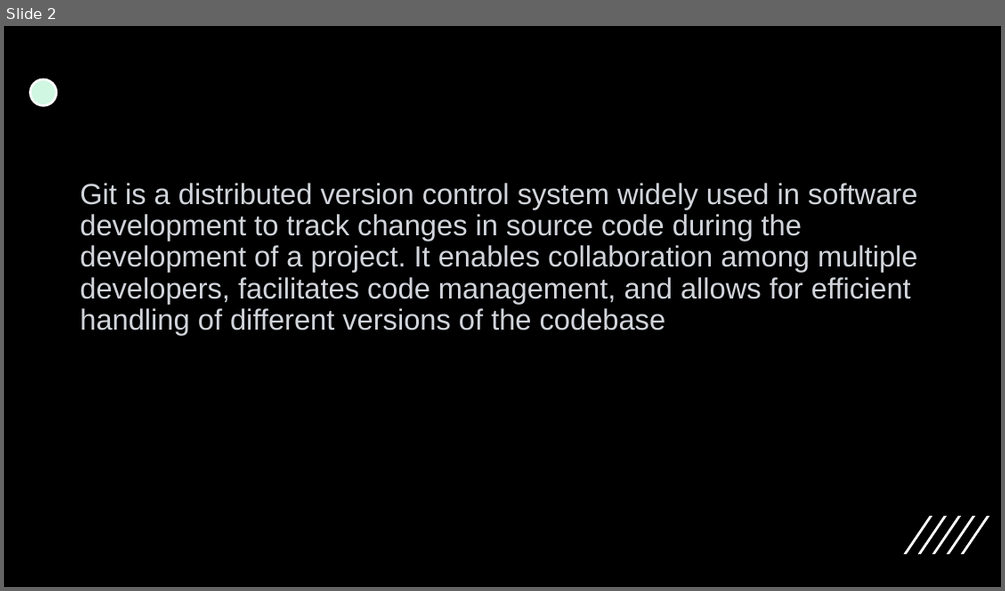
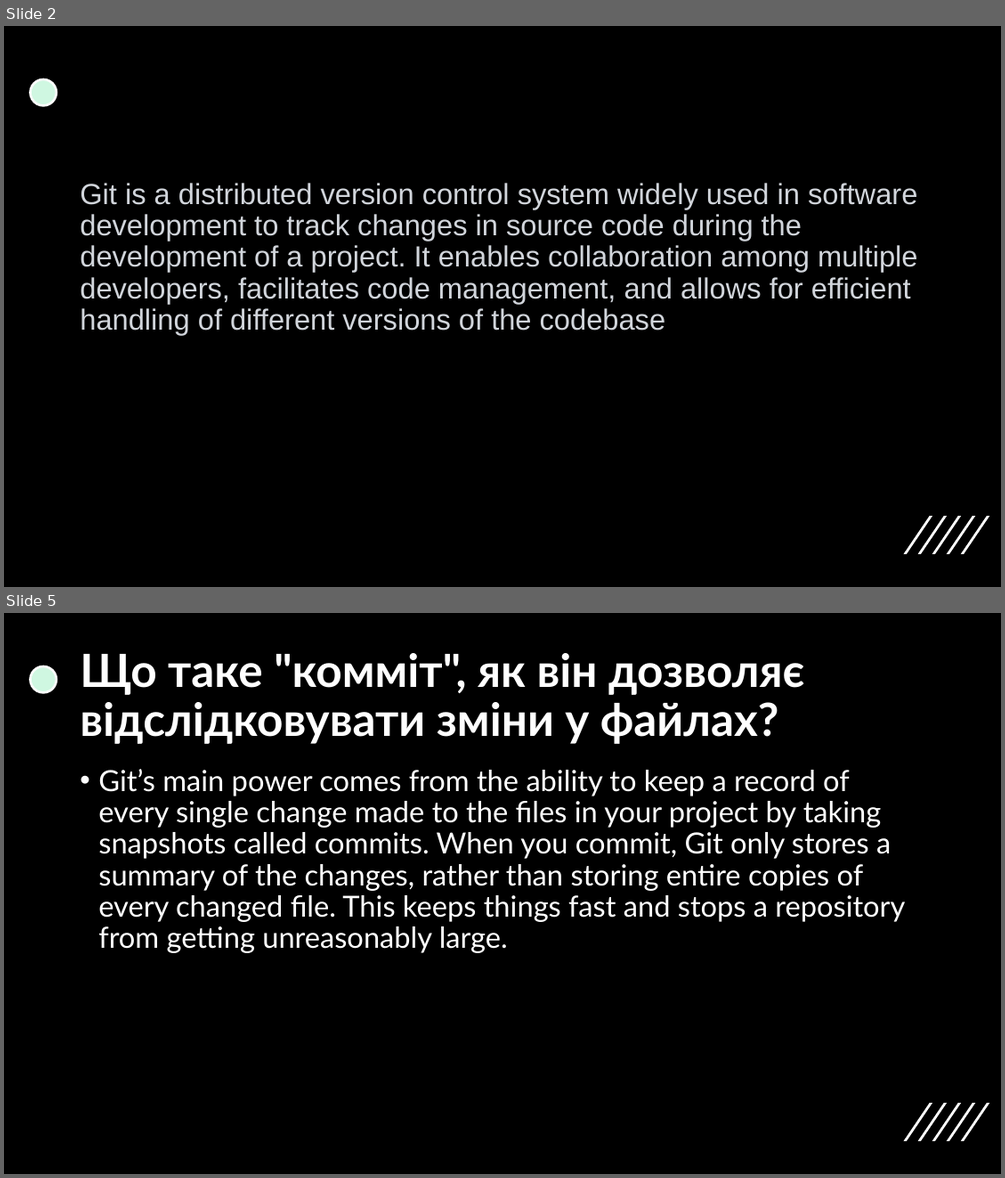
Before and after one commit to Maxus1012/chipichapa, a slide deck: Work-case№1.pptx. Shown one above the other, each under a label of ours: slide 2 before the commit, slides 2 and 5 after it; the slides between them are not shown. The pictures are 1005x591 and 1005x1178 pixels, drawn with LibreOffice and Linux fonts; fonts in the diff are those of the drawing. Boxes give left, top, right and bottom in pixels: in the first picture for what was removed or moved away, otherwise in the second. Text is boxed around its words. In the diff, an @@ line names an element or a change of style, - is before the commit and + after.

```diff
--- a/Work-case№1.pptx
+++ b/Work-case№1.pptx
@@ slide 5 added at <box>4,613,1001,1174</box>, background #000000; not listed: 6 template elements that a slide beside it also shows @@
@@ title added at <box>80,653,805,744</box>, 44 pt, text #FFFFFF, bold @@
+Що таке "комміт", як він дозволяє відслідковувати зміни у файлах?
@@ text added at <box>98,769,905,953</box>, 28 pt, text #FFFFFF @@
+• Git’s main power comes from the ability to keep a record of every single change made to the files in your project by taking snapshots called commits. When you commit, Git only stores a summary of the changes, rather than storing entire copies of every changed file. This keeps things fast and stops a repository from getting unreasonably large.
```
Also in this commit, not shown: 1 slide changed, 5 other slides added, 1 slide removed.
